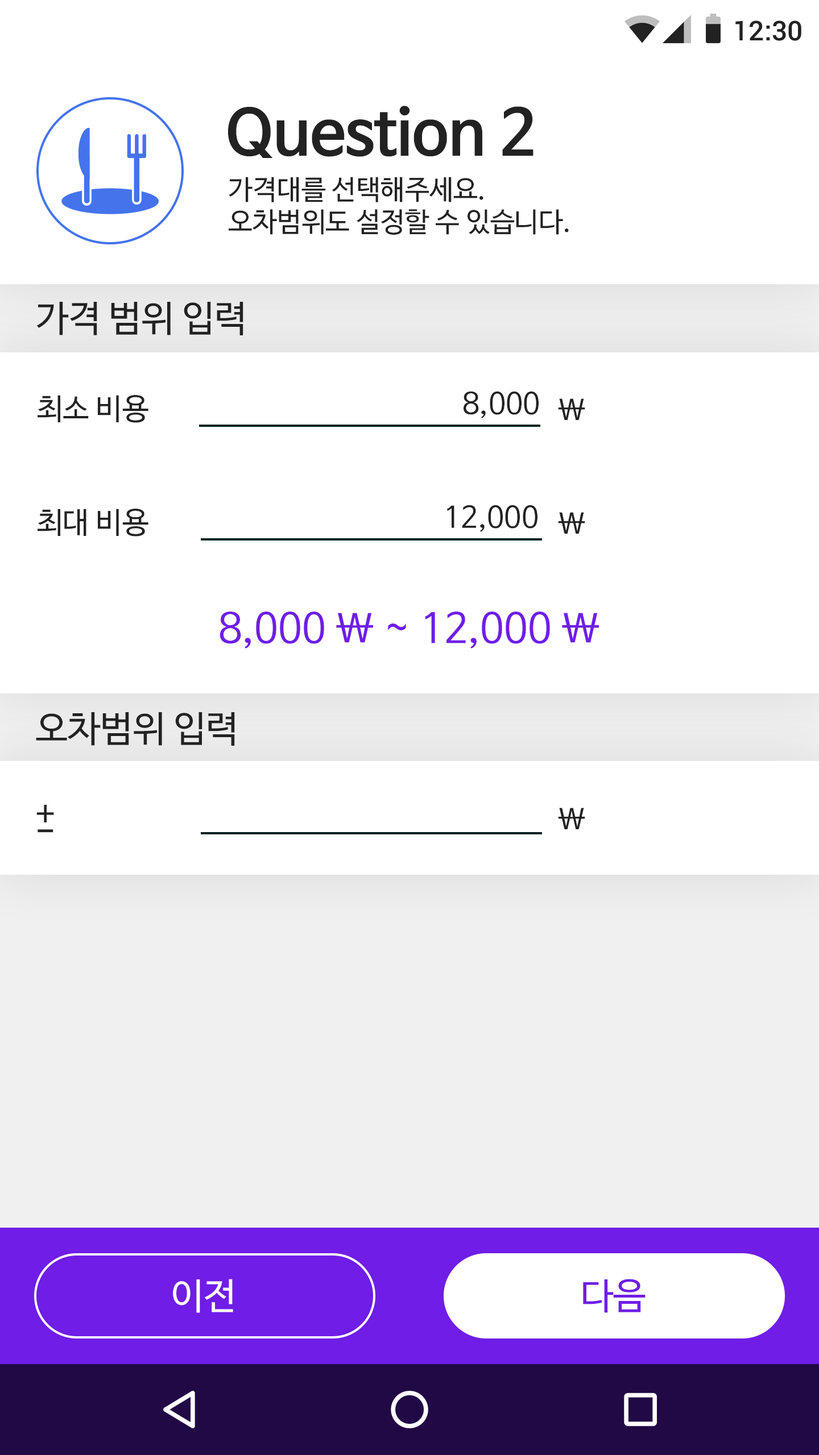
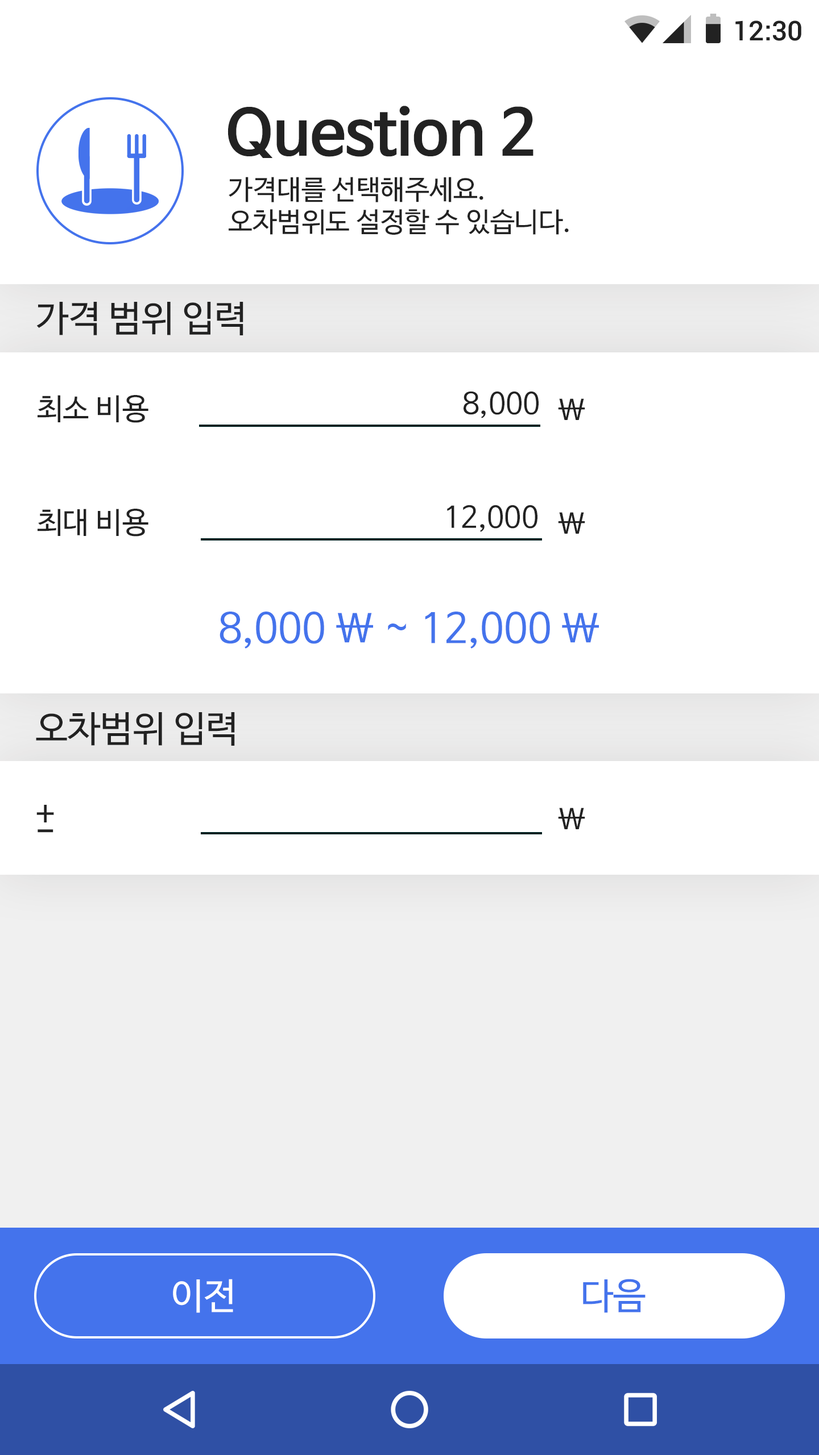
Revision of a layered w=819, h=1455 image; what changed, layer by layer:
"Background" (1st of 3, in "System UI" › "Navigation Bar"): opacity 70% → 30% over (x1=0, y1=1364, x2=819, y2=1455)
painted on "다음" (2nd of 2, in "bottom" › "다음") over (x1=582, y1=1279, x2=646, y2=1314)
painted on "사각형 1" over (x1=0, y1=1227, x2=819, y2=1455)
moved "8,000 \ ~ 12,000 \" into group "Contents", painted on it over (x1=219, y1=611, x2=599, y2=649)
